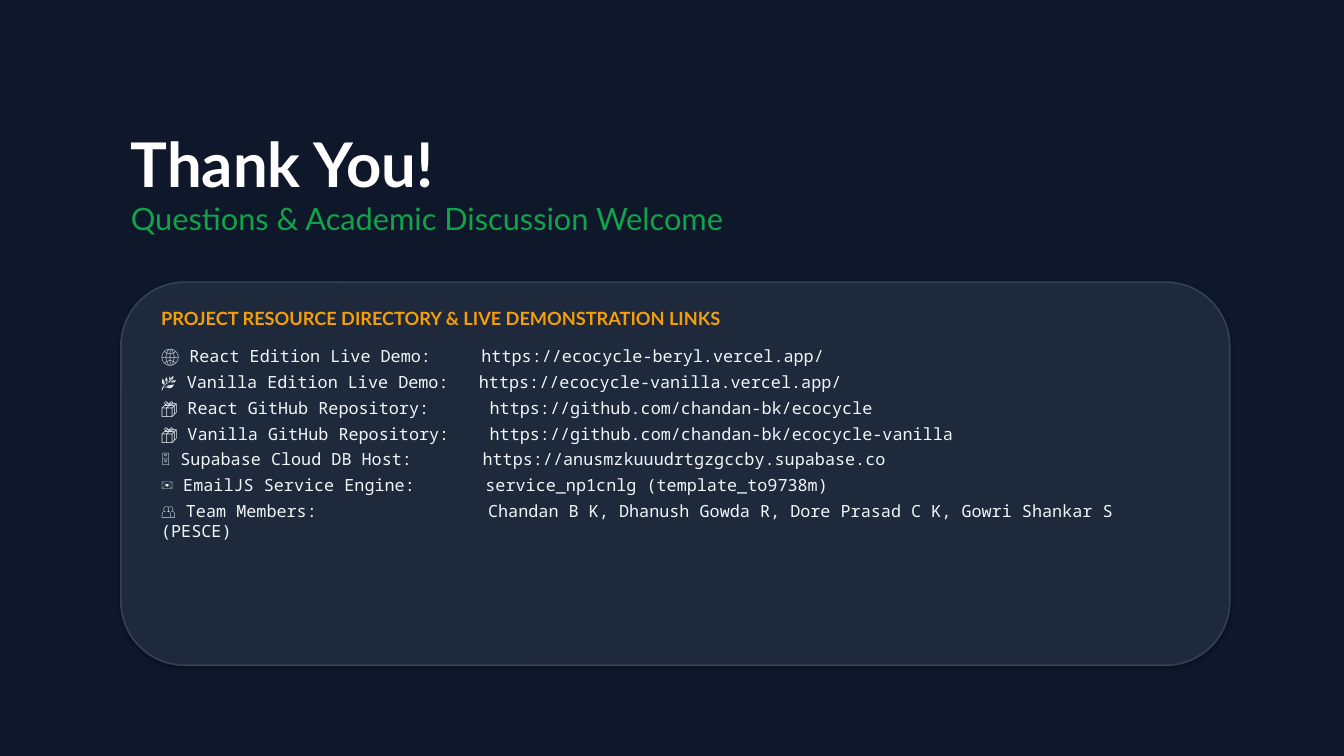
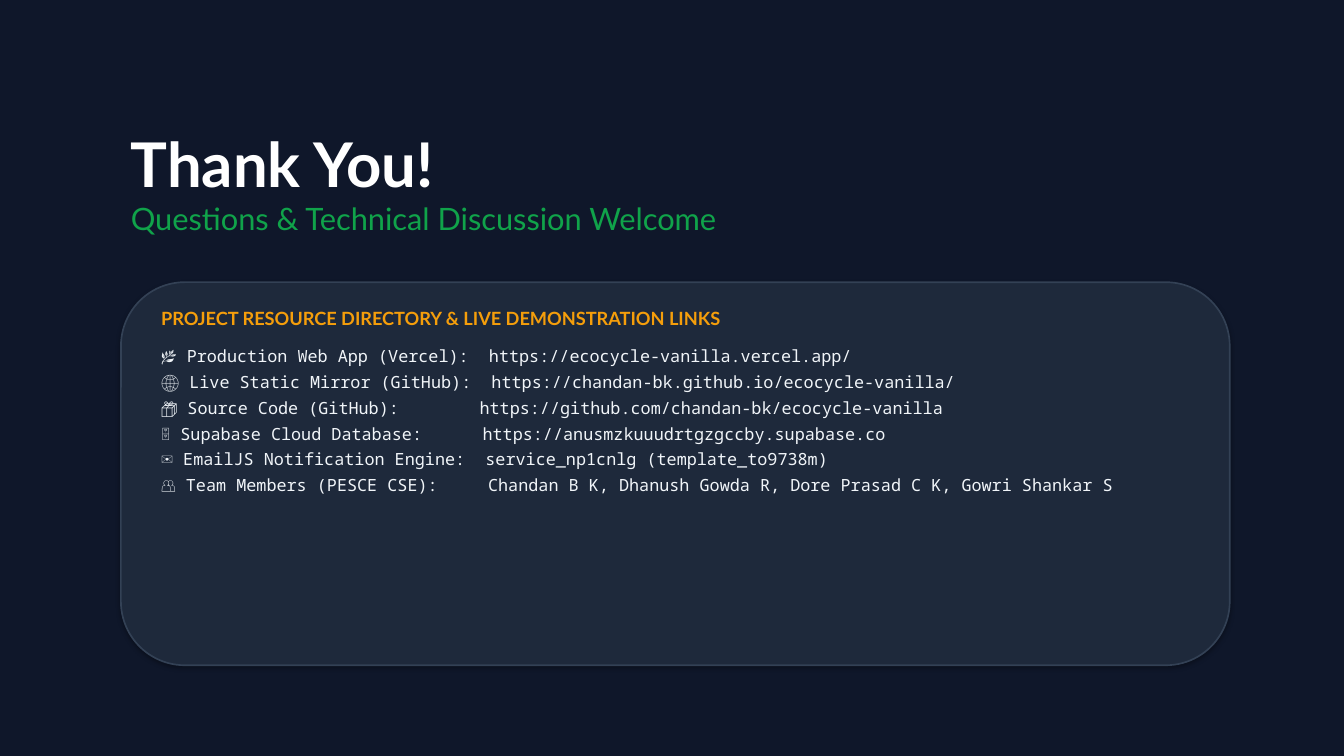
Before and after one commit to chandan-bk/ecocycle-vanilla, a slide deck: slide 15 of EcoCycle_Project_Presentation.pptx. Drawn at 1344x756 pixels with LibreOffice and Linux fonts; fonts in the diff are those of the drawing. Boxes give left, top, right and bottom in pixels: in the first picture for what was removed or moved away, otherwise in the second. Text is boxed around its words. In the diff, an @@ line names an element or a change of style, - is before the commit and + after.

Commit message:
docs(presentation): restrict presentation deck strictly to pure vanilla web stack

```diff
--- a/EcoCycle_Project_Presentation.pptx
+++ b/EcoCycle_Project_Presentation.pptx
@@ text at [131,207,716,235]: text changed @@
-Questions & Academic Discussion Welcome
+Questions & Technical Discussion Welcome
@@ text at [180,349,1113,494]: text changed @@
-🌐 React Edition Live Demo: https://ecocycle-beryl.vercel.app/
-🌿 Vanilla Edition Live Demo: https://ecocycle-vanilla.vercel.app/
-📦 React GitHub Repository: https://github.com/chandan-bk/ecocycle
-📦 Vanilla GitHub Repository: https://github.com/chandan-bk/ecocycle-vanilla
-🗄️ Supabase Cloud DB Host: https://anusmzkuuudrtgzgccby.supabase.co
-✉️ EmailJS Service Engine: service_np1cnlg (template_to9738m)
-👥 Team Members: Chandan B K, Dhanush Gowda R, Dore Prasad C K, Gowri Shankar S (PESCE)
+🌿 Production Web App (Vercel): https://ecocycle-vanilla.vercel.app/
+🌐 Live Static Mirror (GitHub): https://chandan-bk.github.io/ecocycle-vanilla/
+📦 Source Code (GitHub): https://github.com/chandan-bk/ecocycle-vanilla
+🗄️ Supabase Cloud Database: https://anusmzkuuudrtgzgccby.supabase.co
+✉️ EmailJS Notification Engine: service_np1cnlg (template_to9738m)
+👥 Team Members (PESCE CSE): Chandan B K, Dhanush Gowda R, Dore Prasad C K, Gowri Shankar S
```
Also in this commit, not shown: 6 other slides changed, 1 other file.
